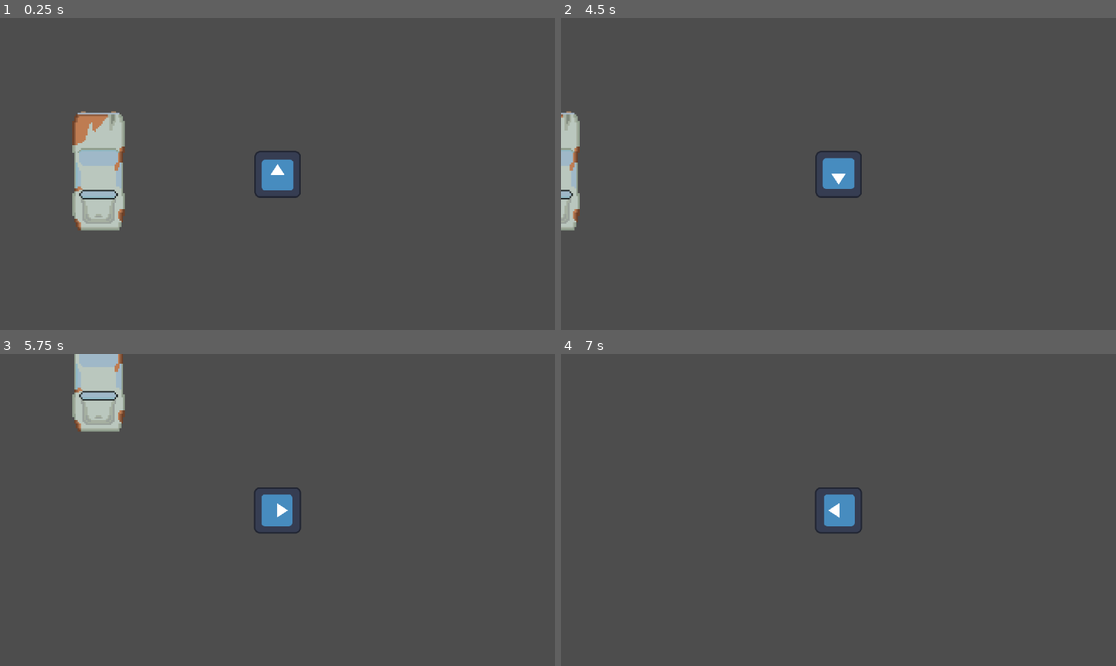
Above: before the commit, frames 1-4 (two rows, left to right).
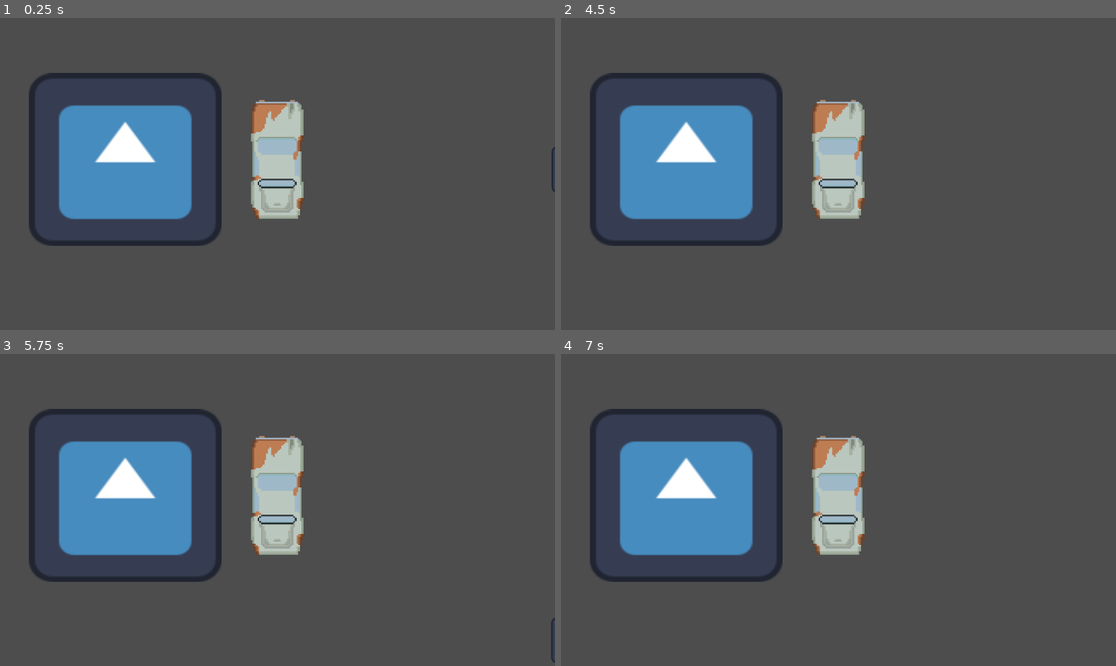
Above: after the commit, the same moments.

Repository: Ivan-Sardi/Juego-Godot
Game: Godot game, scene res://Escenas/main.tscn
Same seed, same stepped clock (60 frames per second), same inputs: the game is played once before the commit and once after it. The engine's default icon, where the game draws it, is replaced by a stand-in: a white triangle on a blue panel in a dark square.
Inputs:
- Up to frame 1 (0.25 s): no input
- Up to frame 2 (4.5 s): tap Enter at 0.5, 2.75, 4.25 s; hold D (Right) 0.53-1.28 s; hold E (Interact) 0.53-1.28 s; hold S (Down) 1.28-2.03 s; tap E (Interact) at 1.35, 2.85, 4.35 s; tap Space at 2, 3.5 s; hold D (Right) 2.03-2.78 s; hold E (Interact) 2.03-2.78 s; hold W (Up) 2.78-3.53 s; hold E (Interact) 3.53-4.28 s; hold A (Left) from 3.53 s (still down)
- Up to frame 3 (5.75 s): release A (Left) at 5.03 s; hold S (Down) from 5.03 s (still down); hold E (Interact) from 5.03 s (still down)
- Up to frame 4 (7 s): release S (Down) at 5.78 s; release E (Interact) at 5.78 s; hold D (Right) 5.78-6.53 s; tap E (Interact) at 5.85 s; hold W (Up) from 6.53 s (still down); hold E (Interact) from 6.53 s (still down)

The runs differ from the first frame. In frame 1, 15% of the frame differs, in the area x 5-100%, y 17-74%; in frame 2, 16%; in frame 3, 17%, in the area x 5-100%, y 0-99%; in frame 4, 15%.

Commit message:
arregle lo del colo
chupavrg no sabes hacer nada

Diff:
--- a/Escenas/auto.gd
+++ b/Escenas/auto.gd
@@ -1,74 +1,58 @@
 extends CharacterBody2D
+# Este nodo representa un cuerpo con física en 2D que puede moverse y chocar con otros.
 
-var speed = 0
-var acceleration = 2
-var pos_car # Para despues hacer que gire
-var recoil = 3
-var friction = 0.9
-var max_forward = 10
-var max_reverse = 5
+# --- Variables de movimiento ---
+var speed: float = 0.0              # Velocidad actual del auto (positiva hacia adelante, negativa en reversa)
+var acceleration: float = 400.0     # Qué tan rápido acelera el auto
+var friction: float = 300.0         # Qué tan rápido se frena cuando no se acelera
+var max_forward: float = 1000.0     # Velocidad máxima hacia adelante
+var max_reverse: float = 400.0      # Velocidad máxima hacia atrás
+var turn_speed: float = 2.5         # Qué tan rápido gira (radianes por segundo aprox.)
 
-var driving = false # Booleano para saber si esta o no siendo controlado el vehiculo
+var driving: bool = false           # Si el jugador está manejando el auto o no
 
-# -- Referencia a objetos --
-@onready var player = get_parent().get_node("Player")
+# --- Estados del vehículo ---
+enum State { IDLE, DRIVE, DEAD }
+var state: State = State.IDLE       # Estado actual (quieto, conduciendo o destruido)
 
-# -- Distintos estados --
-enum State {
-	IDLE,
-	DRIVE,
-	DEAD
-}
+# --- Función que se ejecuta en cada frame de física ---
+func _physics_process(delta: float) -> void:
+	if not driving:
+		# Si no se está manejando, el coche no se mueve
+		return
 
-var state = State.IDLE # Variable del estado/animaciones
+	# --- Controles de aceleración y freno ---
+	if Input.is_action_pressed("Up"):
+		# Acelera hacia adelante
+		speed += acceleration * delta
+	elif Input.is_action_pressed("Down"):
+		# Acelera hacia atrás (reversa)
+		speed -= acceleration * delta
+	else:
+		# Si no se presiona nada, aplica fricción para ir frenando
+		if abs(speed) > 0:
+			# move_toward reduce "speed" hacia 0 gradualmente
+			speed = move_toward(speed, 0, friction * delta)
 
-func _physics_process(delta: float) -> void:
-	if driving:
+	# Limita la velocidad dentro de los máximos definidos
+	speed = clamp(speed, -max_reverse, max_forward)
 
-		player.global_position = global_position - Vector2(466,293) # Mueve el personaje al auto
+	# --- Controles de giro ---
+	if abs(speed) > 10:  # Solo permite girar si el auto está moviéndose (evita girar en el lugar)
+		if Input.is_action_pressed("Left"):
+			# Gira hacia la izquierda (sentido horario)
+			rotation -= turn_speed * delta * sign(speed)
+		elif Input.is_action_pressed("Right"):
+			# Gira hacia la derecha (sentido antihorario)
+			rotation += turn_speed * delta * sign(speed)
 
-		# -- Movimiento del auto --
-		velocity.y = -speed
-		if Input.is_action_pressed("Up"):
-			speed += acceleration
+	# --- Movimiento según la rotación actual ---
+	# Vector2.RIGHT porque tu sprite apunta hacia la derecha.
+	# Si el sprite apuntara hacia arriba, usarías Vector2.UP.
+	var direction := Vector2.RIGHT.rotated(rotation)
 
-		# -- Maquina de estados --
-		match state:
-			State.IDLE:
+	# Calcula la velocidad final aplicando dirección y velocidad
+	velocity = direction * speed * delta
 
-				# ANIMACION DE ESTAR QUIETO
-
-				# --- CAMBIO ---
-				if Input.is_action_just_pressed("Down") or Input.is_action_just_pressed("up") or Input.is_action_just_pressed("Left") or Input.is_action_just_pressed("Right"):
-					state = State.DRIVE
-
-			State.DRIVE:
-
-				# ANIMACION DE MANEJAR
-
-				# -- Movimiento del auto --
-				if Input.is_action_pressed("Up"):
-					speed += acceleration # Aumenta la velocidad
-				elif Input.is_action_pressed("Down"):
-					speed -= acceleration # Disminuye la velocidad
-				else:
-					speed *= friction # Frena de a poco cuando no presionas nada
-				speed = clamp(speed, -max_reverse, max_forward) # Velocidad y retroceso maximo
-
-				position.y -= speed
-
-
-				# -- Rotacion del vehiculo --
-
-
-				# --- CAMBIO ---
-
-
-			State.DEAD:
-
-				# ANIMACION DE MUERTE
-
-				# --- CAMBIO ---
-				pass
-
-		move_and_slide()
+	# Mueve el cuerpo y detecta colisiones automáticamente
+	move_and_collide(velocity)
--- a/Escenas/main.tscn
+++ b/Escenas/main.tscn
@@ -22,18 +22,21 @@
 
 [node name="Sprite2D" type="Sprite2D" parent="Car"]
 texture_filter = 1
-position = Vector2(-9.469727, 251.069)
+position = Vector2(4.0000105, 5)
 scale = Vector2(3.3354642, 3.5021555)
 texture = ExtResource("3_7xwpo")
 
 [node name="Car" type="Area2D" parent="Car"]
-position = Vector2(-9.469757, 251.06902)
+position = Vector2(4.999999, 270)
 scale = Vector2(3.3354642, 3.5021555)
 
 [node name="CollisionShape2D" type="CollisionShape2D" parent="Car/Car"]
-position = Vector2(9.489128, 3.9409063)
+position = Vector2(2.5393105, -72.260925)
 scale = Vector2(0.9999999, 0.9999997)
 shape = SubResource("RectangleShape2D_7xwpo")
+
+[node name="Camera2D" type="Camera2D" parent="Car"]
+position = Vector2(6.999999, 18)
 
 [node name="Player" type="CharacterBody2D" parent="."]
 position = Vector2(-13, -77)
@@ -59,7 +62,7 @@
 scale = Vector2(0.99999994, 1)
 
 [node name="Sprite2D" type="Sprite2D" parent="."]
-position = Vector2(102, 354)
+position = Vector2(-52, 358)
 scale = Vector2(3.125, 2.8046875)
 texture = ExtResource("2_0kh0y")
 
--- a/Scripts/main.gd
+++ b/Scripts/main.gd
@@ -1,27 +1,57 @@
 extends Node2D
+# Este script controla la lógica general del mundo:
+# - Detectar si el jugador está cerca del auto
+# - Entrar o salir del vehículo
+# - Cambiar entre cámaras (jugador / coche)
 
-# -- Referencia a objetos --
-@onready var car = $Car
-@onready var player = $Player
-@onready var player_cam = $Player/Camera2D
+# --- Referencias a nodos de la escena ---
+@onready var car = $Car                   # Referencia al nodo del auto
+@onready var player = $Player             # Referencia al nodo del jugador
+@onready var player_cam = $Player/Camera2D # Cámara del jugador (la que sigue al personaje)
+@onready var car_cam = $Car/Camera2D       # Cámara del auto (la que sigue al coche)
 
-var nearCar = false # Booleano para saber si esta en el area del auto
+# Variable que indica si el jugador está cerca del auto
+var nearCar = false
 
-# -- Deteccion de areas --
+
+# --- Detección de entrada al área del coche ---
 func PersonajeEntraAArea(area: Area2D) -> void:
+	# Si el área detectada se llama "Car", marcamos que el jugador está cerca
 	if area.name == "Car":
 		nearCar = true
 
 
+# --- Detección de salida del área del coche ---
 func PersonajeSaleDeArea(area: Area2D) -> void:
+	# Si el jugador sale del área, ya no está cerca del coche
 	if area.name == "Car":
 		nearCar = false
 
 
+# --- Entrada de teclado ---
 func _input(event):
+	# Si el jugador está cerca y presiona la tecla de interacción ("Interact")
 	if nearCar and event.is_action_pressed("Interact"):
-		car.driving = not car.driving
-		player.exist = not player.exist
-		player.visible = not player.visible
-		player.global_position = car.global_position - Vector2(466,293) # Coloca al personaje en la ubicacion del auto, la resta es porque si no no anda que se yo
-		player_cam.position = Vector2(750, 300) # Cambia la ubicacion de la camara para centrarla con el auto
+
+		# --- Si el jugador NO está conduciendo todavía ---
+		if not car.driving:
+			# 🚶 Entrar al auto
+			car.driving = true                # Activa el modo de conducción en el auto
+			player.exist = false              # Desactiva el control del personaje
+			player.visible = false            # Oculta el sprite del jugador
+			player.global_position = car.global_position # Mueve al jugador al mismo lugar del auto
+
+			# Cambia la cámara activa al coche
+			car_cam.make_current()
+
+		# --- Si el jugador YA está conduciendo ---
+		else:
+			# 🚗 Salir del auto
+			car.driving = false               # Desactiva el modo conducción
+			player.exist = true               # Reactiva el control del personaje
+			player.visible = true             # Vuelve a mostrarlo
+			player.global_position = car.global_position + Vector2(0, 100)
+			# Lo coloca un poco más abajo del coche (para que "salga")
+
+			# Cambia la cámara activa al jugador
+			player_cam.make_current()
